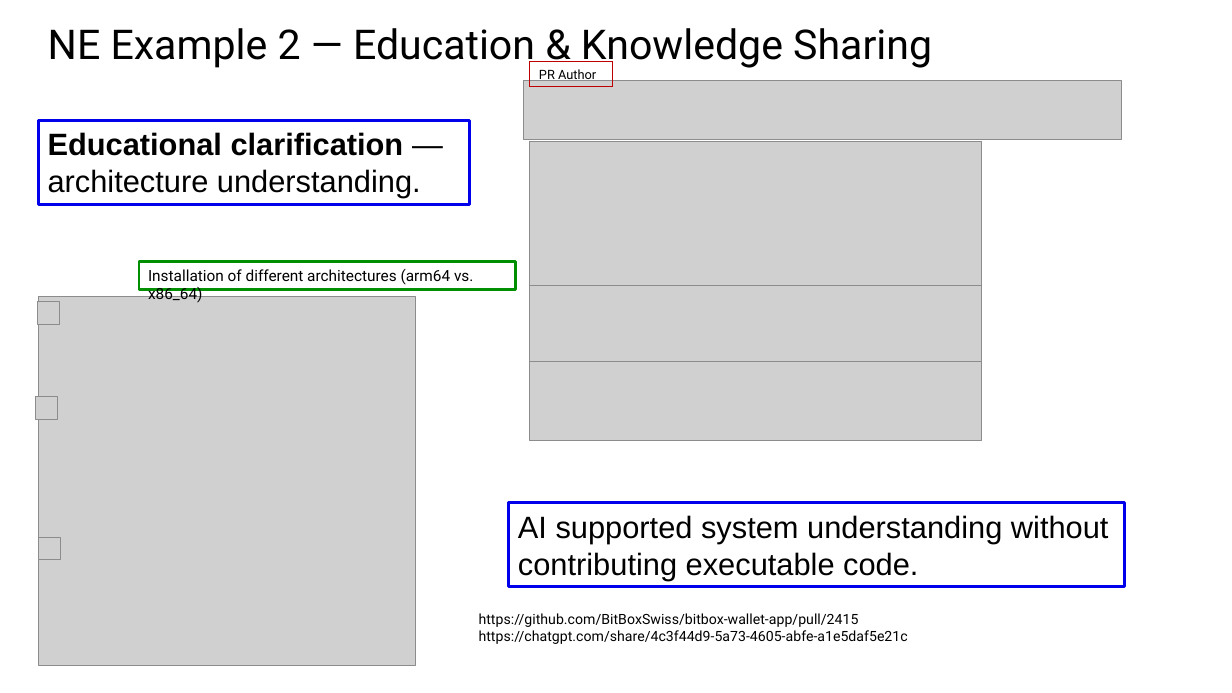
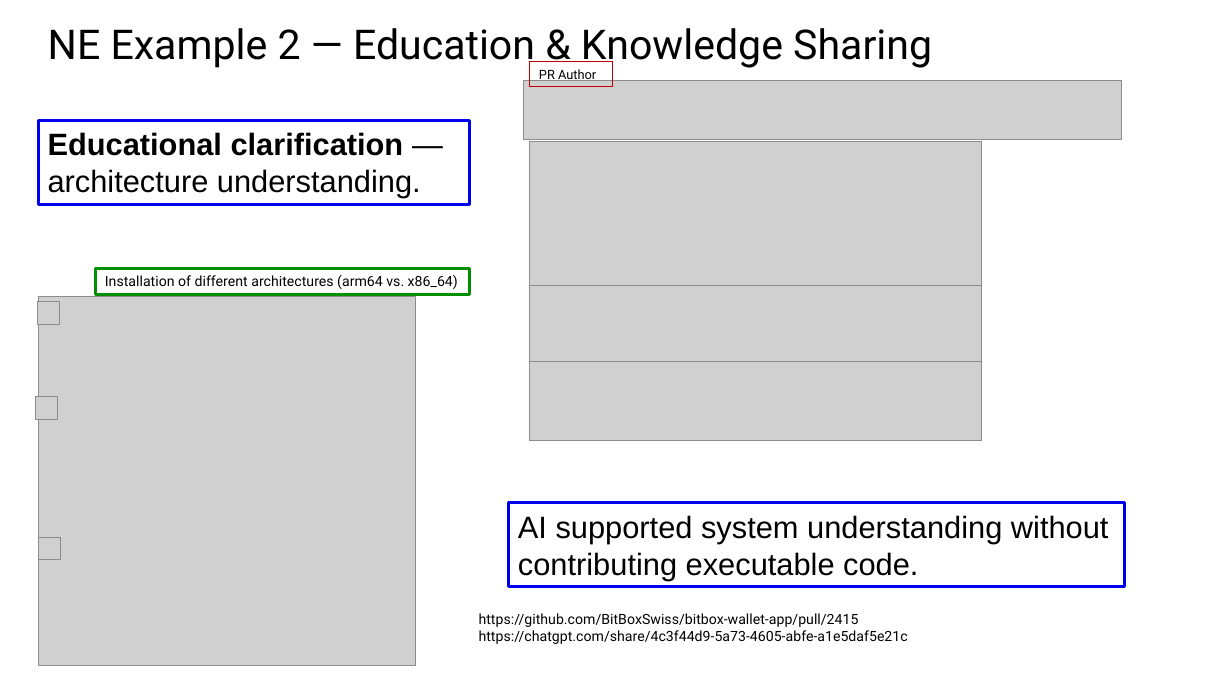
Before and after one commit to johnxu21/johnxu21.github.io, a slide deck: slide 19 of teaching/CS472/Timetable/LLM-V1.pptx. Drawn at 1232x693 pixels with LibreOffice and Linux fonts; fonts in the diff are those of the drawing; grey boxes stand for pictures. Boxes give left, top, right and bottom in pixels: in the first picture for what was removed or moved away, otherwise in the second. Text is boxed around its words. In the diff, an @@ line names an element or a change of style, - is before the commit and + after.

```diff
--- a/teaching/CS472/Timetable/LLM-V1.pptx
+++ b/teaching/CS472/Timetable/LLM-V1.pptx
@@ rectangle "Installation of different architectures (arm64 ...": place and size @@
-rectangle "Installation of different architectures (arm64 ..." at [139, 262, 516, 289]
+rectangle "Installation of different architectures (arm64 ..." at [96, 268, 470, 295]
@@ rectangle "Installation of different architectures (arm64 ..." at [96, 268, 470, 295]: size 12 to 11 pt @@
```
Also in this commit, not shown: 9 other slides changed, 1 slide added, 1 slide removed.
